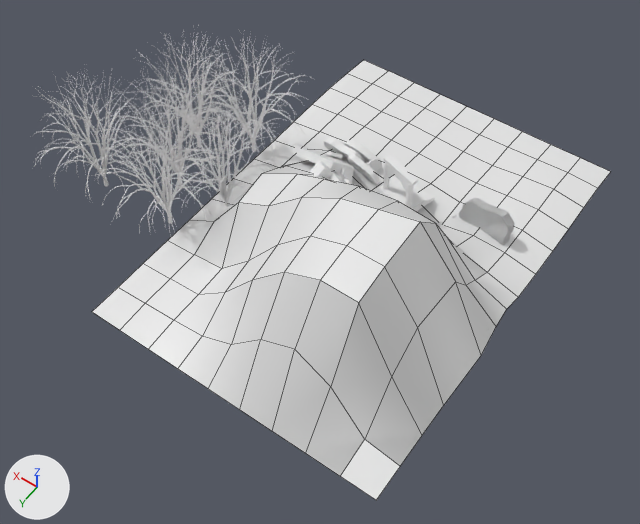
The Blender file Assets/Models/SetPiece01.blend, before and after one commit.
Before and after are seen from a 50 mm camera at (-4.57, 8.82, 10.74) aimed at (0.28, 2.03, 0.07). Lighting does not change. The marker at lower left points along +X, +Y and +Z. Mesh edges are drawn as thin lines on the coarser meshes.

Objects in the first picture: 'Plane', 'Plane.001', 'tree', 'tree.001', 'tree.002', 'tree.003', 'tree.004', 'tree.005'.
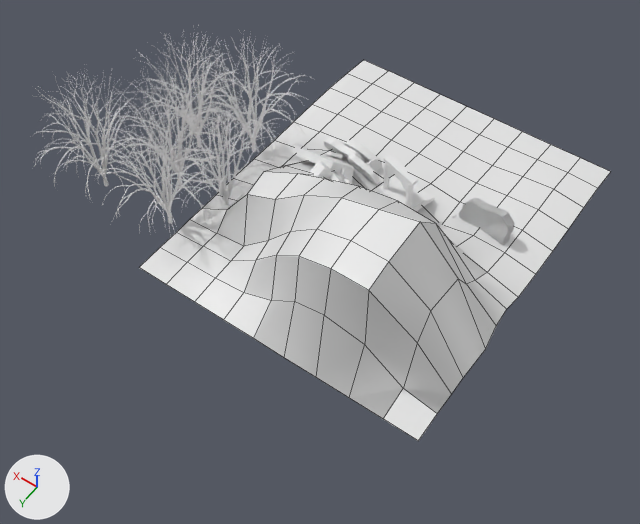
Boxes (x1, y1, x2, y2) around the edits, measured in the pictures (640 x 524 px; the box of a moved part takes in the faces that stretch with it):
'Plane', reshaped (9% narrower, 13% shorter): before (92, 60, 610, 500); after (139, 60, 610, 441)
part 1 of me_plane_003, moved or reshaped: before (92, 168, 500, 500); after (139, 168, 500, 441)

The change, as a list of edits to the scene's bpy script:
```text
Change me_plane_003:
    used by ob_plane; location = (0.0, 0.0, 0.0); scale = (2.5, 2.5, 2.5)
    remove me_plane_003.from_pydata(...)  # 140 vertices, 117 faces; spans x -1.01..1.0, y -1.0..1.88, z -0.04..0.94
    add me_plane_003.from_pydata(...)  # 140 vertices, 117 faces; spans x -1.01..1.0, y -1.0..1.47, z -0.04..0.94
    me_plane_003 part 1: 52 of 140 vertices moved; they spanned x -1.01..1.0, y 0.63..1.88, z 0.0..0.9 and now span x -1.01..1.0, y 0.63..1.47, z 0.0..0.9; mean shift (0.0, -0.23, 0.0); largest move (-1.0, 1.88, 0.0) -> (-1.0, 1.47, 0.0)
```
